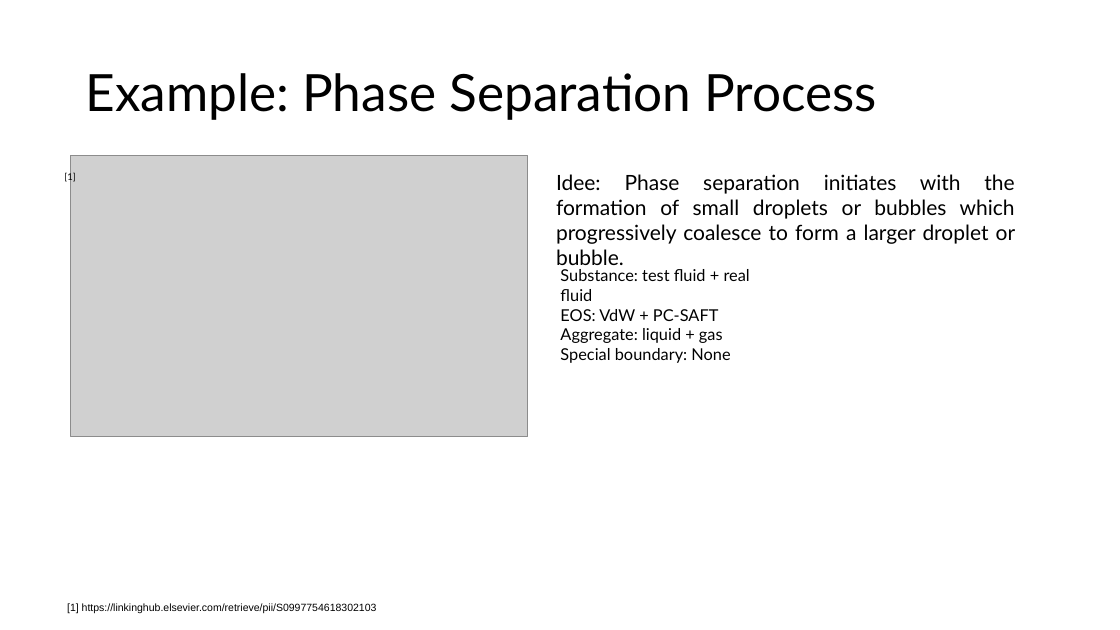
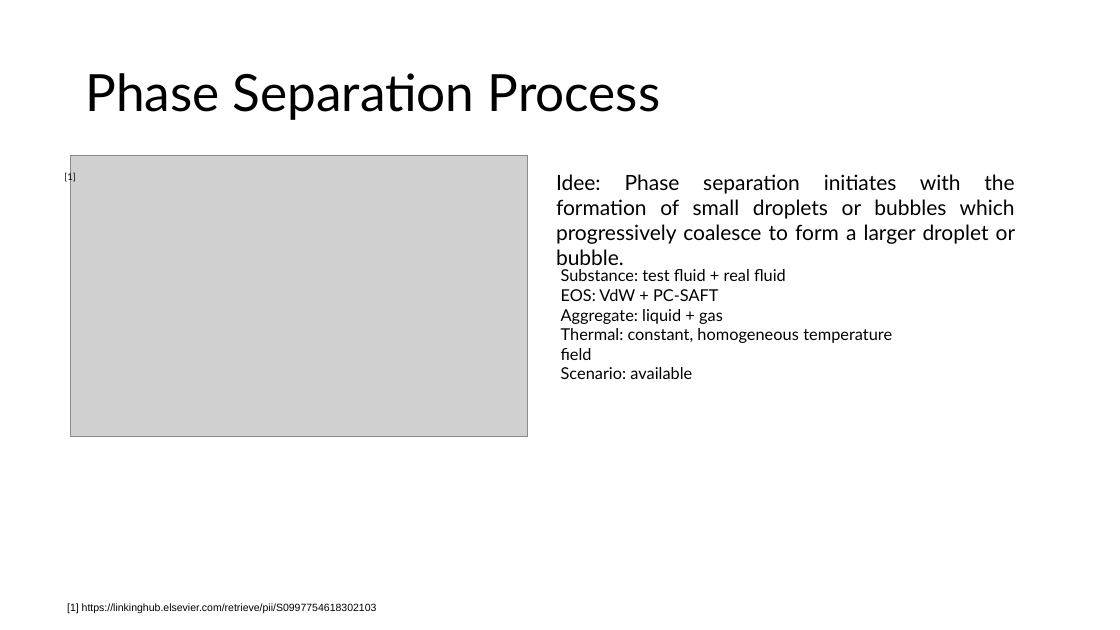
Before and after one commit to XueqiZ/JAX-LaB-MicTherm, a slide deck: slide 4 of MicTherm – LBM Coupling Idea.pptx. Drawn at 1120x630 pixels with LibreOffice and Linux fonts; fonts in the diff are those of the drawing; grey boxes stand for pictures. Boxes give left, top, right and bottom in pixels: in the first picture for what was removed or moved away, otherwise in the second. Text is boxed around its words. In the diff, an @@ line names an element or a change of style, - is before the commit and + after.

Commit message:
Modify viscous fingering example

```diff
--- a/MicTherm – LBM Coupling Idea.pptx
+++ b/MicTherm – LBM Coupling Idea.pptx
@@ title at <box>85,73,661,120</box>: text changed @@
-Example: Phase Separation Process
+Phase Separation Process
@@ text at <box>561,328,892,379</box>: text changed @@
-Special boundary: None
+Thermal: constant, homogeneous temperature field
+Scenario: available
```
Also in this commit, not shown: 6 other slides changed, 4 slides added, 1 slide removed, 16 other files.
